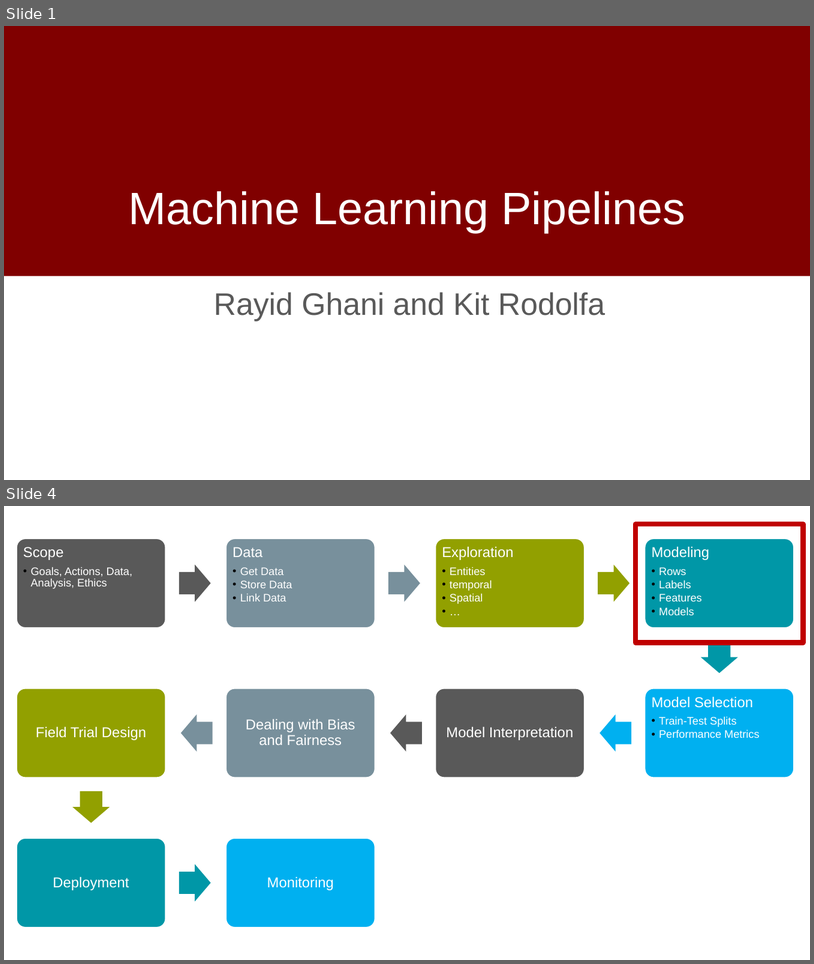
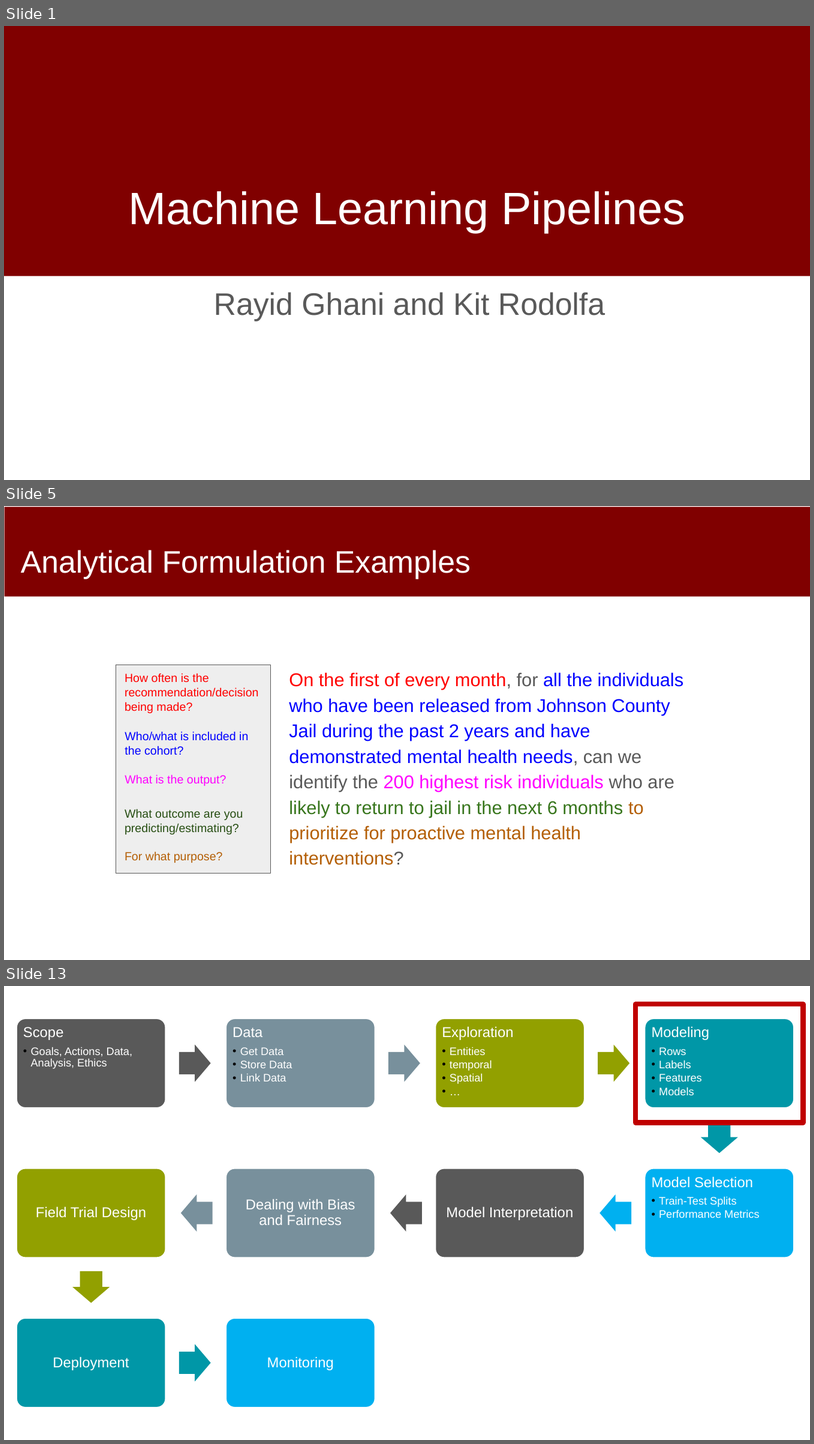
Before and after one commit to dssg/mlforpublicpolicylab, a slide deck: 04 - Machine Learning Pipelines/Machine-Learning-Pipelines.pptx. Shown one above the other, each under a label of ours: slides 1 and 4 before the commit, slides 1, 5 and 13 after it; the slides between them are not shown. The pictures are 814x964 and 814x1444 pixels, drawn with LibreOffice and Linux fonts; fonts in the diff are those of the drawing; background and template pictures are left out. Boxes give left, top, right and bottom in pixels: in the first picture for what was removed or moved away, otherwise in the second. Text is boxed around its words. In the diff, an @@ line names an element or a change of style, - is before the commit and + after.

```diff
--- a/04 - Machine Learning Pipelines/Machine-Learning-Pipelines.pptx
+++ b/04 - Machine Learning Pipelines/Machine-Learning-Pipelines.pptx
@@ slide 5 added at [4, 506, 810, 960], background #FFFFFF @@
@@ rectangle added at [5, 507, 810, 596], fill #800000 @@
@@ title added at [21, 550, 471, 579], 37 pt, text #FFFFFF @@
+Analytical Formulation Examples
@@ rectangle added at [116, 664, 271, 873], fill #EEEEEE, outline #595959 0.75 pt @@
@@ text added at [125, 673, 259, 713], 14 pt, text #FF0000 @@
+How often is the recommendation/decision being made?
@@ text added at [289, 672, 684, 865], 22 pt, text #0000FF @@
+On the first of every month, for all the individuals who have been released from Johnson County Jail during the past 2 years and have demonstrated mental health needs, can we identify the 200 highest risk individuals who are likely to return to jail in the next 6 months to prioritize for proactive mental health interventions?
@@ text added at [125, 731, 248, 755], 14 pt, text #0000FF @@
+Who/what is included in the cohort?
@@ text added at [125, 774, 226, 786], 14 pt, text #FF00FF @@
+What is the output?
@@ text added at [125, 808, 243, 862], 14 pt, text #274E13 @@
+What outcome are you predicting/estimating?
+For what purpose?
@@ what was slide 4 is now slide 13 @@
```
Also in this commit, not shown: 2 slides changed, 50 other slides added, 1 slide removed, 1 other file.
